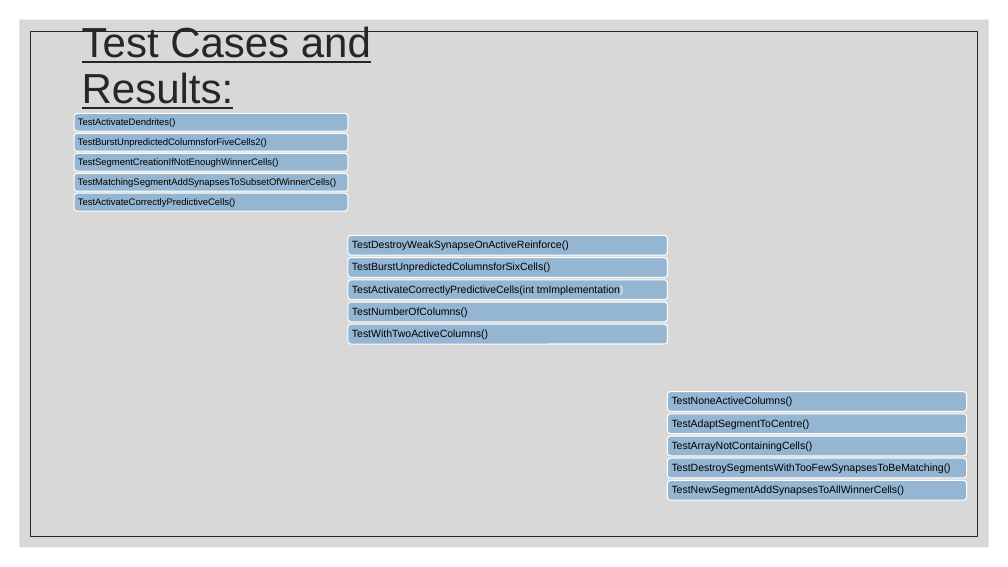
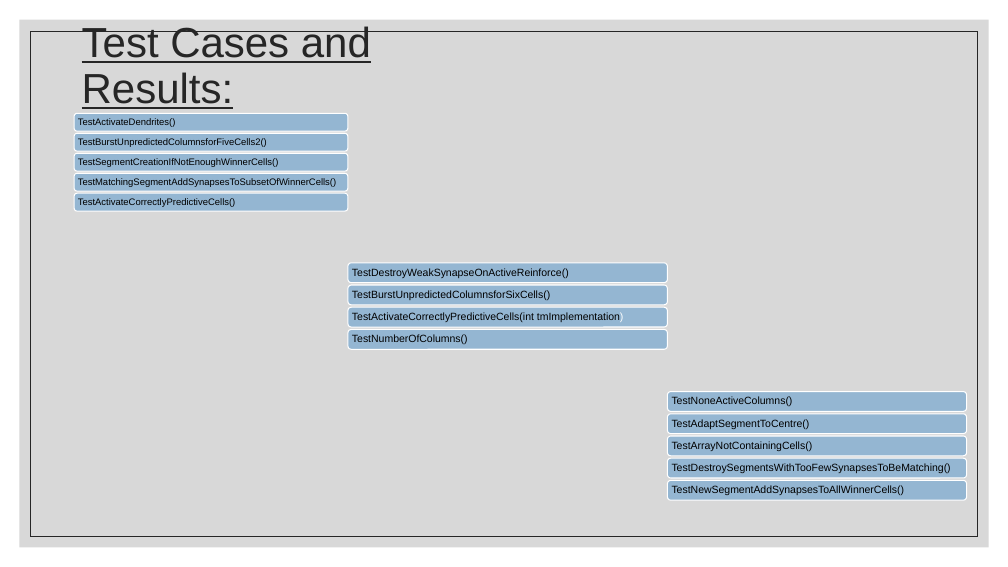
Before and after one commit to ryanmaruf615/neocortexapi, a slide deck: slide 5 of source/MySEProject/Documentation/Improve UnitTests for Temporal Memory Algorithm Presentation Masters course IT.pptm. Drawn at 1008x567 pixels with LibreOffice and Linux fonts; fonts in the diff are those of the drawing. Boxes give left, top, right and bottom in pixels: in the first picture for what was removed or moved away, otherwise in the second. Text is boxed around its words. In the diff, an @@ line names an element or a change of style, - is before the commit and + after.

Commit message:
Update

```diff
--- a/source/MySEProject/Documentation/Improve UnitTests for Temporal Memory Algorithm Presentation Masters course IT.pptm
+++ b/source/MySEProject/Documentation/Improve UnitTests for Temporal Memory Algorithm Presentation Masters course IT.pptm
@@ rounded rectangle removed at (x1=348, y1=235, x2=668, y2=255) @@
@@ text "TestActivateCorrectlyPredictiveCells(int tmImplementation)" moved from (x1=352, y1=285, x2=624, y2=295) to (x1=352, y1=312, x2=624, y2=322) @@
@@ text removed at (x1=352, y1=329, x2=488, y2=339) @@
-TestWithTwoActiveColumns()
@@ 4 rounded rectangles moved together from (x1=348, y1=258, x2=668, y2=344) to (x1=348, y1=263, x2=668, y2=349) @@
@@ 3 texts moved together from (x1=352, y1=240, x2=569, y2=317) to (x1=352, y1=268, x2=569, y2=344) @@
```
